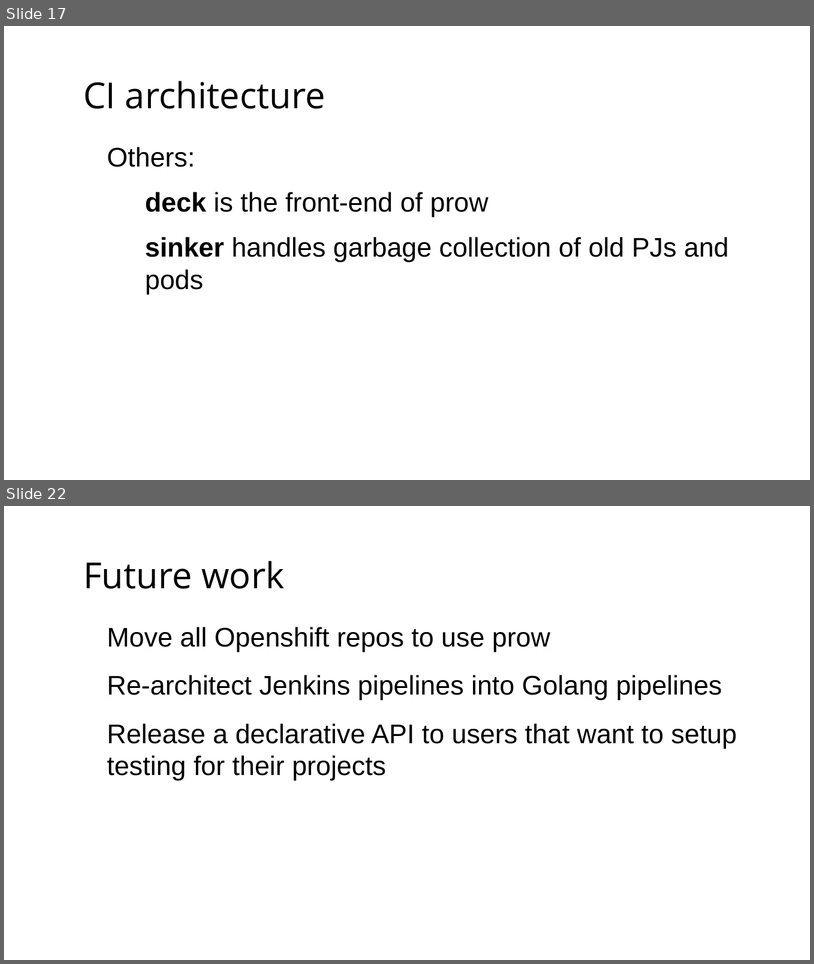
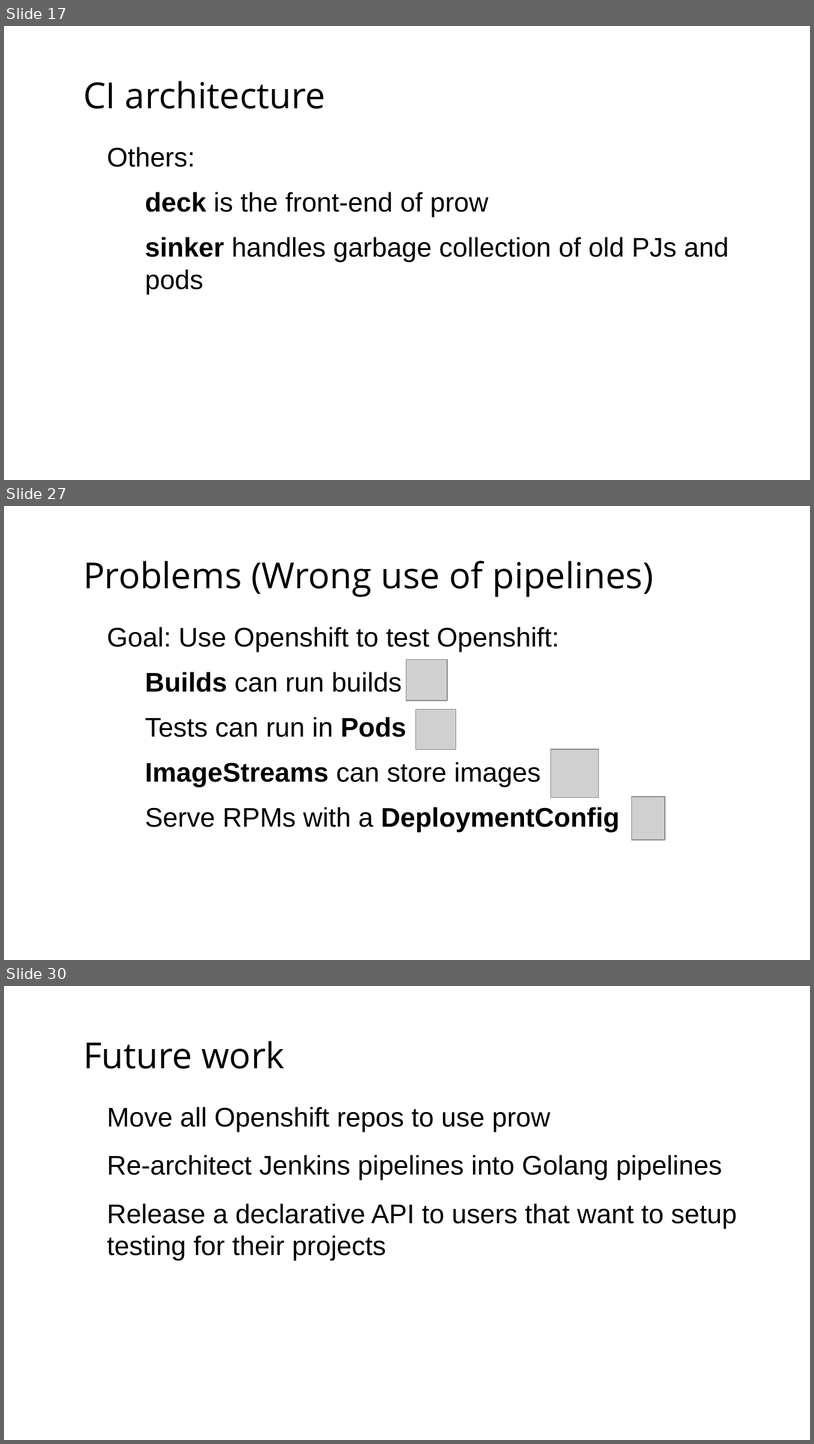
Before and after one commit to 0xmichalis/talks, a slide deck: 2018_brno_devconf/openshiftci.odp. Shown one above the other, each under a label of ours: slides 17 and 22 before the commit, slides 17, 27 and 30 after it; the slides between them are not shown. The pictures are 814x964 and 814x1444 pixels, drawn with LibreOffice and Linux fonts; fonts in the diff are those of the drawing; grey boxes stand for pictures; background and template pictures are left out. Boxes give left, top, right and bottom in pixels: in the first picture for what was removed or moved away, otherwise in the second. Text is boxed around its words. In the diff, an @@ line names an element or a change of style, - is before the commit and + after.

```diff
--- a/2018_brno_devconf/openshiftci.odp
+++ b/2018_brno_devconf/openshiftci.odp
@@ slide 27 added at box(4, 506, 810, 960), background picture (left out) @@
@@ title added at box(83, 561, 654, 597), 32 pt, text #000000 @@
+Problems (Wrong use of pipelines)
@@ text added at box(107, 627, 620, 832), 24 pt, text #000000 @@
+Goal: Use Openshift to test Openshift:
+  − Builds can run builds
+  − Tests can run in Pods
+  − ImageStreams can store images
+  − Serve RPMs with a DeploymentConfig
@@ picture added at box(407, 659, 447, 700) @@
@@ picture added at box(416, 709, 456, 750) @@
@@ picture added at box(551, 749, 599, 797) @@
@@ picture added at box(632, 796, 665, 840) @@
@@ what was slide 22 is now slide 30 @@
```
Also in this commit, not shown: 11 slides changed, 7 other slides added, 1 other file.
